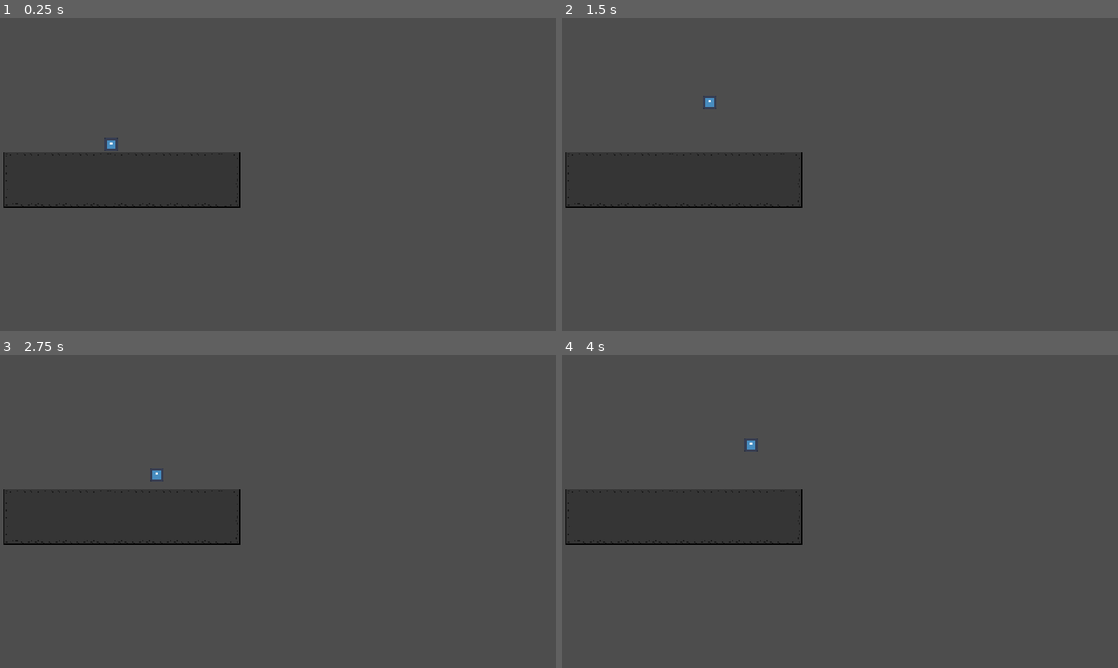
Above: before the commit, frames 1-4 (two rows, left to right).
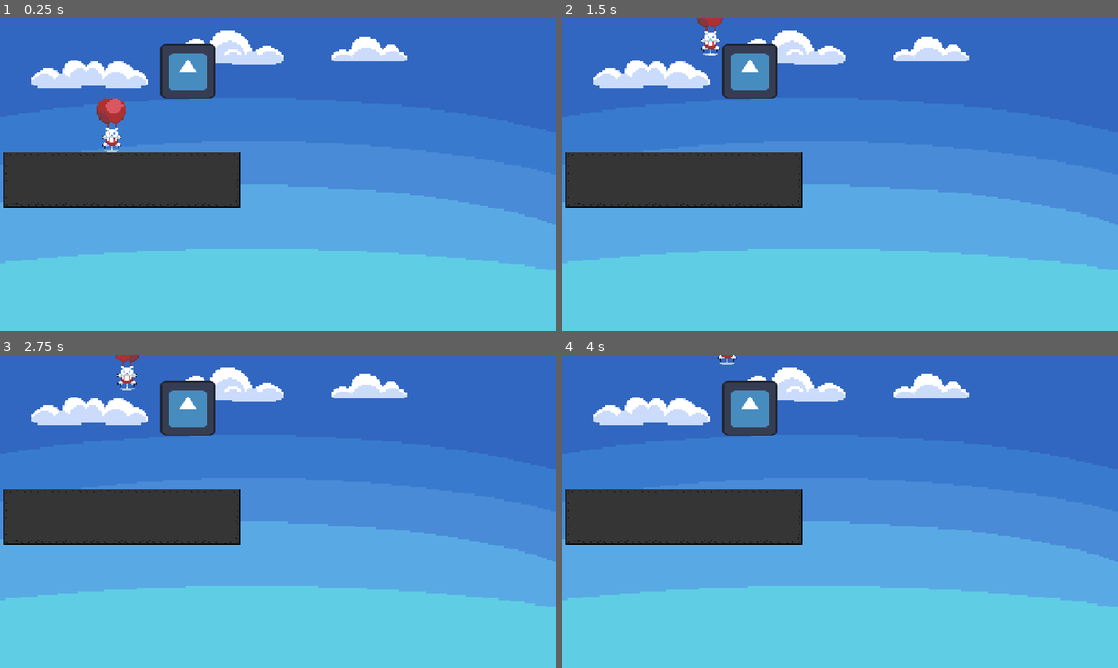
Above: after the commit, the same moments.

Repository: agoy184/BloonFiteClone
Game: Godot game, scene res://scenes/game_space.tscn
Two runs of this game, one before a commit and one after it. Both use one fixed random seed, a clock stepped at 60 frames per second and the inputs below. The engine's default icon, where the game draws it, is replaced by a stand-in: a white triangle on a blue panel in a dark square.
Inputs:
- Up to frame 1 (0.25 s): no input
- Up to frame 2 (1.5 s): tap Enter at 0.5 s; hold D (right) from 0.53 s (still down); tap Space (jump) at 0.6, 0.77, 1.07, 1.35 s
- Up to frame 3 (2.75 s): tap Space (jump) at 1.52, 1.82, 2.1 s; release D (right) at 2.03 s; hold A (left) from 2.03 s (still down)
- Up to frame 4 (4 s): release A (left) at 2.78 s; hold D (right) from 2.78 s (still down); tap Space (jump) at 2.85, 3.02, 3.32, 3.6, 3.77 s

The runs differ from the first frame. In frame 1, 92% of the frame differs, in the area x 0-100%, y 0-100%; in frame 2, 92%; in frame 3, 92%; in frame 4, 92%.

Commit message:
Art Updated
Added all the art we have made so far. Started work on the enemy and player hitboxes and balloons hitboxes. Have not finished the enemy

Diff:
--- a/project.godot
+++ b/project.godot
@@ -21,6 +21,11 @@
 window/size/viewport_height=720
 window/stretch/mode="canvas_items"
 window/stretch/aspect="expand"
+
+[global_group]
+
+Player=""
+Enemy=""
 
 [importer_defaults]
 
--- /dev/null
+++ b/scenes/enemy.tscn
@@ -0,0 +1,30 @@
+[gd_scene format=3 uid="uid://1ln65embo7ng"]
+
+[ext_resource type="Texture2D" uid="uid://dclhhhc61yobx" path="res://icon.svg" id="1_7p1mj"]
+[ext_resource type="Script" uid="uid://b2iabskq2cve8" path="res://scripts/enemy.gd" id="1_c4w8v"]
+[ext_resource type="PackedScene" uid="uid://bpq1fh4qt103p" path="res://scenes/jump_component.tscn" id="2_5uy6h"]
+[ext_resource type="PackedScene" uid="uid://d3e5dajrhoyfa" path="res://scenes/movement_component.tscn" id="3_c4w8v"]
+[ext_resource type="PackedScene" uid="uid://duiv76phtyccf" path="res://scenes/gravity_component.tscn" id="4_xwavj"]
+
+[sub_resource type="RectangleShape2D" id="RectangleShape2D_iy1hc"]
+size = Vector2(129, 128)
+
+[node name="Enemy" type="CharacterBody2D" unique_id=1807892313 node_paths=PackedStringArray("jump_component", "movement_component", "gravity_componenet") groups=["Enemy"]]
+collision_layer = 2
+script = ExtResource("1_c4w8v")
+jump_component = NodePath("JumpComponent")
+movement_component = NodePath("MovementComponent")
+gravity_componenet = NodePath("GravityComponent")
+
+[node name="Sprite2D" type="Sprite2D" parent="." unique_id=6500379]
+texture = ExtResource("1_7p1mj")
+
+[node name="CollisionShape2D" type="CollisionShape2D" parent="." unique_id=741600045]
+position = Vector2(-0.5, 0)
+shape = SubResource("RectangleShape2D_iy1hc")
+
+[node name="JumpComponent" parent="." unique_id=793193104 instance=ExtResource("2_5uy6h")]
+
+[node name="MovementComponent" parent="." unique_id=1187000821 instance=ExtResource("3_c4w8v")]
+
+[node name="GravityComponent" parent="." unique_id=1678593358 instance=ExtResource("4_xwavj")]
--- a/scenes/game_space.tscn
+++ b/scenes/game_space.tscn
@@ -2,8 +2,10 @@
 
 [ext_resource type="Script" uid="uid://bxvmbu6uct47j" path="res://scripts/game_space.gd" id="1_rcshh"]
 [ext_resource type="Texture2D" uid="uid://bgbmdlvmnqqwr" path="res://images/Floor.png" id="2_7fcka"]
+[ext_resource type="Texture2D" uid="uid://brbhknis6yljg" path="res://images/backgroundBlockless1.png" id="2_i7v7t"]
 [ext_resource type="Shape2D" uid="uid://cpm76x1j07i4n" path="res://shapes/ground.tres" id="3_i7v7t"]
 [ext_resource type="PackedScene" uid="uid://bouqg0gcwecht" path="res://scenes/player.tscn" id="4_7fcka"]
+[ext_resource type="PackedScene" uid="uid://1ln65embo7ng" path="res://scenes/enemy.tscn" id="6_t0a4j"]
 
 [sub_resource type="TileSetAtlasSource" id="TileSetAtlasSource_ihldm"]
 texture = ExtResource("2_7fcka")
@@ -51,19 +53,27 @@
 [node name="GameSpace" type="Node2D" unique_id=1540539883]
 script = ExtResource("1_rcshh")
 
+[node name="Background" type="Sprite2D" parent="." unique_id=1357515212]
+position = Vector2(640, 360)
+scale = Vector2(4, 4)
+texture = ExtResource("2_i7v7t")
+
 [node name="Player" parent="." unique_id=1038483898 instance=ExtResource("4_7fcka")]
-position = Vector2(257, 279)
-scale = Vector2(0.25, 0.25)
+position = Vector2(255, 232)
+scale = Vector2(3, 3)
 
 [node name="Tiles" type="TileMapLayer" parent="." unique_id=196078945]
 position = Vector2(0, 331.51)
 tile_map_data = PackedByteArray("AAABAP//AAAAAAAAAAACAP//AAABAAAAAAADAP//AAABAAAAAAAEAP//AAABAAAAAAAFAP//AAABAAAAAAAGAP …(2048 unchanged characters)…
 tile_set = SubResource("TileSet_vp3xs")
 
-[node name="StaticBody2D" type="StaticBody2D" parent="." unique_id=1856733312]
+[node name="platform" type="StaticBody2D" parent="." unique_id=1856733312]
 collision_layer = 2
 collision_mask = 0
 
-[node name="CollisionShape2D" type="CollisionShape2D" parent="StaticBody2D" unique_id=2090558455]
+[node name="CollisionShape2D" type="CollisionShape2D" parent="platform" unique_id=2090558455]
 position = Vector2(280, 372)
 shape = ExtResource("3_i7v7t")
+
+[node name="Enemy" parent="." unique_id=1807892313 instance=ExtResource("6_t0a4j")]
+position = Vector2(433, 123)
--- a/scenes/player.tscn
+++ b/scenes/player.tscn
@@ -1,30 +1,245 @@
 [gd_scene format=3 uid="uid://bouqg0gcwecht"]
 
 [ext_resource type="Script" uid="uid://dt6d8eiqikfl4" path="res://scripts/player.gd" id="1_g2els"]
-[ext_resource type="Texture2D" uid="uid://dclhhhc61yobx" path="res://icon.svg" id="2_qhqgy"]
+[ext_resource type="Texture2D" uid="uid://kv30i2rlmgar" path="res://images/fallingMain.png" id="2_fjrip"]
 [ext_resource type="PackedScene" uid="uid://duiv76phtyccf" path="res://scenes/gravity_component.tscn" id="3_qhqgy"]
+[ext_resource type="Texture2D" uid="uid://tniwjxsb782d" path="res://images/flyingMain4.png" id="3_smehm"]
 [ext_resource type="PackedScene" uid="uid://bjrbbcybg0j5m" path="res://scenes/input_component.tscn" id="4_dqkch"]
 [ext_resource type="PackedScene" uid="uid://d3e5dajrhoyfa" path="res://scenes/movement_component.tscn" id="5_qlg0r"]
 [ext_resource type="PackedScene" uid="uid://bpq1fh4qt103p" path="res://scenes/jump_component.tscn" id="6_tuyoq"]
 [ext_resource type="PackedScene" uid="uid://bp8ee0eeujqwa" path="res://scenes/animation_component.tscn" id="7_fjrip"]
 
-[sub_resource type="RectangleShape2D" id="RectangleShape2D_vp3xs"]
-size = Vector2(68, 70)
-
-[node name="Player" type="CharacterBody2D" unique_id=1038483898 node_paths=PackedStringArray("gravity_component", "input_component", "movement_component", "jump_component")]
-collision_mask = 254
+[sub_resource type="AtlasTexture" id="AtlasTexture_smehm"]
+atlas = ExtResource("2_fjrip")
+region = Rect2(0, 0, 19, 22)
+
+[sub_resource type="AtlasTexture" id="AtlasTexture_ur7pv"]
+atlas = ExtResource("2_fjrip")
+region = Rect2(20, 0, 19, 22)
+
+[sub_resource type="AtlasTexture" id="AtlasTexture_y4r1p"]
+atlas = ExtResource("2_fjrip")
+region = Rect2(40, 0, 19, 22)
+
+[sub_resource type="AtlasTexture" id="AtlasTexture_d2wvv"]
+atlas = ExtResource("2_fjrip")
+region = Rect2(60, 0, 19, 22)
+
+[sub_resource type="AtlasTexture" id="AtlasTexture_3v2ag"]
+atlas = ExtResource("2_fjrip")
+region = Rect2(80, 0, 19, 22)
+
+[sub_resource type="AtlasTexture" id="AtlasTexture_jej6c"]
+atlas = ExtResource("2_fjrip")
+region = Rect2(100, 0, 19, 22)
+
+[sub_resource type="AtlasTexture" id="AtlasTexture_f1ej7"]
+atlas = ExtResource("3_smehm")
+region = Rect2(0, 0, 25, 45)
+
+[sub_resource type="AtlasTexture" id="AtlasTexture_oprun"]
+atlas = ExtResource("3_smehm")
+region = Rect2(25, 0, 25, 45)
+
+[sub_resource type="AtlasTexture" id="AtlasTexture_a8ls1"]
+atlas = ExtResource("3_smehm")
+region = Rect2(50, 0, 25, 45)
+
+[sub_resource type="AtlasTexture" id="AtlasTexture_qfm1y"]
+atlas = ExtResource("3_smehm")
+region = Rect2(75, 0, 25, 45)
+
+[sub_resource type="AtlasTexture" id="AtlasTexture_a38lo"]
+atlas = ExtResource("3_smehm")
+region = Rect2(75, 0, 25, 45)
+
+[sub_resource type="AtlasTexture" id="AtlasTexture_fulsm"]
+atlas = ExtResource("3_smehm")
+region = Rect2(0, 0, 25, 45)
+
+[sub_resource type="AtlasTexture" id="AtlasTexture_4r5pv"]
+atlas = ExtResource("3_smehm")
+region = Rect2(25, 0, 25, 45)
+
+[sub_resource type="AtlasTexture" id="AtlasTexture_60mlk"]
+atlas = ExtResource("3_smehm")
+region = Rect2(50, 0, 25, 45)
+
+[sub_resource type="AtlasTexture" id="AtlasTexture_i4ail"]
+atlas = ExtResource("3_smehm")
+region = Rect2(75, 0, 25, 45)
+
+[sub_resource type="SpriteFrames" id="SpriteFrames_vp3xs"]
+animations = [{
+"frames": [{
+"duration": 1.0,
+"texture": SubResource("AtlasTexture_smehm")
+}, {
+"duration": 1.0,
+"texture": SubResource("AtlasTexture_ur7pv")
+}, {
+"duration": 1.0,
+"texture": SubResource("AtlasTexture_y4r1p")
+}, {
+"duration": 1.0,
+"texture": SubResource("AtlasTexture_d2wvv")
+}, {
+"duration": 1.0,
+"texture": SubResource("AtlasTexture_3v2ag")
+}, {
+"duration": 1.0,
+"texture": SubResource("AtlasTexture_jej6c")
+}],
+"loop": 1,
+"name": &"fall",
+"speed": 10.0
+}, {
+"frames": [{
+"duration": 1.0,
+"texture": SubResource("AtlasTexture_f1ej7")
+}, {
+"duration": 1.0,
+"texture": SubResource("AtlasTexture_oprun")
+}, {
+"duration": 1.0,
+"texture": SubResource("AtlasTexture_a8ls1")
+}, {
+"duration": 1.0,
+"texture": SubResource("AtlasTexture_qfm1y")
+}, {
+"duration": 1.0,
+"texture": SubResource("AtlasTexture_f1ej7")
+}, {
+"duration": 1.0,
+"texture": SubResource("AtlasTexture_oprun")
+}, {
+"duration": 1.0,
+"texture": SubResource("AtlasTexture_a8ls1")
+}, {
+"duration": 1.0,
+"texture": SubResource("AtlasTexture_qfm1y")
+}, {
+"duration": 1.0,
+"texture": SubResource("AtlasTexture_f1ej7")
+}, {
+"duration": 1.0,
+"texture": SubResource("AtlasTexture_oprun")
+}, {
+"duration": 1.0,
+"texture": SubResource("AtlasTexture_a8ls1")
+}, {
+"duration": 1.0,
+"texture": SubResource("AtlasTexture_qfm1y")
+}, {
+"duration": 1.0,
+"texture": SubResource("AtlasTexture_f1ej7")
+}, {
+"duration": 1.0,
+"texture": SubResource("AtlasTexture_oprun")
+}, {
+"duration": 1.0,
+"texture": SubResource("AtlasTexture_a8ls1")
+}, {
+"duration": 1.0,
+"texture": SubResource("AtlasTexture_qfm1y")
+}, {
+"duration": 1.0,
+"texture": SubResource("AtlasTexture_f1ej7")
+}, {
+"duration": 1.0,
+"texture": SubResource("AtlasTexture_oprun")
+}, {
+"duration": 1.0,
+"texture": SubResource("AtlasTexture_a8ls1")
+}, {
+"duration": 1.0,
+"texture": SubResource("AtlasTexture_qfm1y")
+}, {
+"duration": 1.0,
+"texture": SubResource("AtlasTexture_f1ej7")
+}, {
+"duration": 1.0,
+"texture": SubResource("AtlasTexture_oprun")
+}, {
+"duration": 1.0,
+"texture": SubResource("AtlasTexture_a8ls1")
+}, {
+"duration": 1.0,
+"texture": SubResource("AtlasTexture_qfm1y")
+}],
+"loop": 1,
+"name": &"fly",
+"speed": 15.0
+}, {
+"frames": [{
+"duration": 1.0,
+"texture": SubResource("AtlasTexture_a38lo")
+}],
+"loop": 1,
+"name": &"idle",
+"speed": 5.0
+}, {
+"frames": [{
+"duration": 1.0,
+"texture": SubResource("AtlasTexture_fulsm")
+}, {
+"duration": 1.0,
+"texture": SubResource("AtlasTexture_fulsm")
+}, {
+"duration": 1.0,
+"texture": SubResource("AtlasTexture_4r5pv")
+}, {
+"duration": 1.0,
+"texture": SubResource("AtlasTexture_4r5pv")
+}, {
+"duration": 1.0,
+"texture": SubResource("AtlasTexture_60mlk")
+}, {
+"duration": 1.0,
+"texture": SubResource("AtlasTexture_60mlk")
+}, {
+"duration": 1.0,
+"texture": SubResource("AtlasTexture_i4ail")
+}, {
+"duration": 1.0,
+"texture": SubResource("AtlasTexture_i4ail")
+}],
+"loop": 1,
+"name": &"run",
+"speed": 8.0
+}]
+
+[sub_resource type="RectangleShape2D" id="RectangleShape2D_jjtej"]
+size = Vector2(8.495424, 4.2391305)
+
+[sub_resource type="CapsuleShape2D" id="CapsuleShape2D_iy1hc"]
+radius = 12.0
+height = 24.0
+
+[node name="Player" type="CharacterBody2D" unique_id=1038483898 node_paths=PackedStringArray("gravity_component", "input_component", "movement_component", "animation_component", "jump_component") groups=["Player"]]
+collision_mask = 2
 script = ExtResource("1_g2els")
 gravity_component = NodePath("GravityComponent")
 input_component = NodePath("InputComponent")
 movement_component = NodePath("MovementComponent")
+animation_component = NodePath("AnimationComponent")
 jump_component = NodePath("JumpComponent")
 
-[node name="Sprite2D" type="Sprite2D" parent="." unique_id=1286408447]
-texture = ExtResource("2_qhqgy")
-
-[node name="CollisionShape2D" type="CollisionShape2D" parent="." unique_id=973473215]
-scale = Vector2(1.9, 1.9)
-shape = SubResource("RectangleShape2D_vp3xs")
+[node name="AnimatedSprite2D" type="AnimatedSprite2D" parent="." unique_id=1950529116]
+position = Vector2(-1, -9)
+sprite_frames = SubResource("SpriteFrames_vp3xs")
+animation = &"fly"
+
+[node name="BodyCollision" type="CollisionShape2D" parent="." unique_id=973473215]
+position = Vector2(0, 7.76087)
+scale = Vector2(2, 2)
+shape = SubResource("RectangleShape2D_jjtej")
+
+[node name="Balloon" type="Area2D" parent="." unique_id=1916963737]
+
+[node name="CollisionShape2D" type="CollisionShape2D" parent="Balloon" unique_id=121224422]
+position = Vector2(0, -19)
+shape = SubResource("CapsuleShape2D_iy1hc")
 
 [node name="GravityComponent" parent="." unique_id=1678593358 instance=ExtResource("3_qhqgy")]
 
@@ -35,4 +250,6 @@
 [node name="JumpComponent" parent="." unique_id=793193104 instance=ExtResource("6_tuyoq")]
 
 [node name="AnimationComponent" parent="." unique_id=1627366857 node_paths=PackedStringArray("sprite") instance=ExtResource("7_fjrip")]
-sprite = NodePath("../Sprite2D")
+sprite = NodePath("../AnimatedSprite2D")
+
+[connection signal="area_entered" from="Balloon" to="." method="_on_balloon_area_entered"]
--- a/scripts/animation_component.gd
+++ b/scripts/animation_component.gd
@@ -2,7 +2,7 @@
 class_name AnimationComponent
 
 @export_subgroup("Nodes")
-@export var sprite: Sprite2D
+@export var sprite: AnimatedSprite2D
 
 func handle_horizontal_flip(move_direction: float) -> void:
 	if move_direction == 0:
@@ -10,10 +10,19 @@
 
 	sprite.flip_h = false if move_direction > 0 else true
 
-#func handle_move_animation (move_direction: float) -> void:
-#	handle_horizontal_flip(move_direction)
-#
-#	if move_direction != 0:
-#		sprite.play("run")
-#	else:
-#		sprite.play("idle")
+func handle_move_animation (move_direction: float) -> void:
+	handle_horizontal_flip(move_direction)
+
+	if move_direction != 0:
+		sprite.play("run")
+	else:
+		sprite.play("idle")
+
+func handle_jump_animation(is_jumping: bool, is_falling: bool) -> void:
+	if is_jumping:
+		sprite.play("jump")
+	elif is_falling:
+		sprite.play("idle")
+
+func handle_death_animation() -> void:
+	sprite.play("idle")
--- /dev/null
+++ b/scripts/enemy.gd
@@ -0,0 +1,11 @@
+extends CharacterBody2D
+
+@export_subgroup("Nodes")
+@export var jump_component: JumpComponent
+@export var movement_component: MovementComponent
+@export var gravity_componenet: GravityComponent
+@onready var collision_shape_2d: CollisionShape2D = $CollisionShape2D
+
+func _physics_process(delta: float) -> void:
+	if self.is_on_floor():
+		jump_component.handle_enemy_jump(self)
--- a/scripts/gravity_component.gd
+++ b/scripts/gravity_component.gd
@@ -2,7 +2,7 @@
 class_name GravityComponent
 
 @export_subgroup("Settings")
-@export var gravity: float = 1000.0
+@export var gravity: float = 1500.0
 
 var is_falling: bool = false
 
--- a/scripts/jump_component.gd
+++ b/scripts/jump_component.gd
@@ -2,8 +2,8 @@
 class_name JumpComponent
 
 @export_subgroup("Settings")
-@export var jump_velocity: float = -350.0
-@export var air_jump_velocity: float = -200.0
+@export var jump_velocity: float = -600.0
+@export var air_jump_velocity: float = -400.0
 
 var is_jumping: bool = false
 
@@ -14,3 +14,6 @@
 		if is_jumping == false:
 			body.velocity.y = air_jump_velocity
 	is_jumping = body.velocity.y < 0 and not body.is_on_floor()
+
+func handle_enemy_jump(body:CharacterBody2D) -> void:
+	body.velocity.y = -1000
--- a/scripts/movement_component.gd
+++ b/scripts/movement_component.gd
@@ -3,7 +3,7 @@
 
 @export_subgroup("Settings")
 @export var speed: float = 100
-@export var ground_accel_speed: float = 6.0
+@export var ground_accel_speed: float = 10.0
 @export var ground_decel_speed: float = 8.0
 @export var air_accel_speed: float = 10.0
 @export var air_decel_speed: float = 3.0
@@ -17,3 +17,7 @@
 		velocity_change_speed = air_accel_speed if direction != 0 else air_decel_speed
 
 	body.velocity.x = move_toward(body.velocity.x, direction * speed, velocity_change_speed)
+
+func handle_death(body: CharacterBody2D) -> void:
+	body.velocity.x = 0
+	body.velocity.y = 500
--- a/scripts/player.gd
+++ b/scripts/player.gd
@@ -4,11 +4,22 @@
 @export var gravity_component: GravityComponent
 @export var input_component: InputComponent
 @export var movement_component: MovementComponent
+@export var animation_component: AnimationComponent
 @export var jump_component: JumpComponent
+@onready var body_collision: CollisionShape2D = $BodyCollision
+@onready var balloon: Area2D = $Balloon
+
 
 func _physics_process(delta: float) -> void:
 	gravity_component.handle_gravity(self, delta)
 	movement_component.handle_horizontal_movement(self, input_component.input_horizontal)
+	animation_component.handle_move_animation(input_component.input_horizontal )
 	jump_component.handle_jump(self, input_component.get_jump_input())
+	animation_component.handle_jump_animation(jump_component.is_jumping, gravity_component.is_falling)
 
 	move_and_slide()
+
+
+func _on_balloon_area_entered(area: Area2D) -> void:
+	animation_component.death(self)
+	movement_component.death(self)
Binary file added: images/backgroundBlockless1.png
Binary file added: images/blowingMain.png
Not shown, added: images/blowingMain.png.import
Binary file added: images/burstFallMain.png
Not shown, added: images/burstFallMain.png.import
Binary file added: images/fallingMain.png
Not shown, added: images/fallingMain.png.import
Binary file added: images/flyingMain4.png
Not shown, added: images/flyingMain4.png.import
Binary file added: images/pigBalloon.png
Not shown, added: images/pigBalloon.png.import
Binary file added: images/pigBlowing.png
(and 4 more such lines)
